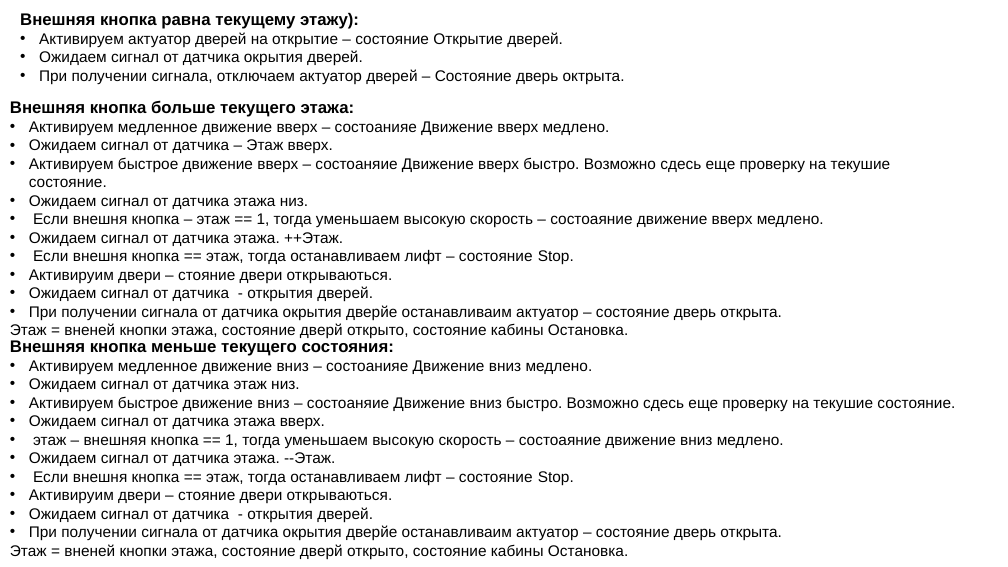
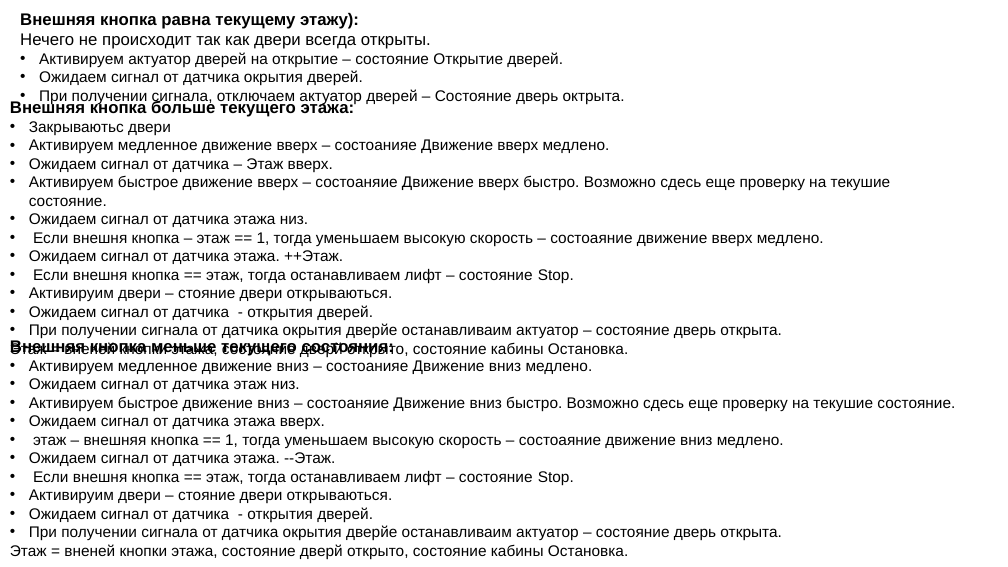
Before and after one commit to OleksandrIvanov88/EmbeddedProCamp, a slide deck: slide 9 of ElevatorControl/Presentation.pptx. Drawn at 1008x567 pixels with LibreOffice and Linux fonts; fonts in the diff are those of the drawing. Boxes give left, top, right and bottom in pixels: in the first picture for what was removed or moved away, otherwise in the second. Text is boxed around its words. In the diff, an @@ line names an element or a change of style, - is before the commit and + after.

```diff
--- a/ElevatorControl/Presentation.pptx
+++ b/ElevatorControl/Presentation.pptx
@@ text at [20, 33, 431, 49]: paragraph added @@
+Нечего не происходит так как двери всегда открыты.
@@ text at [29, 121, 171, 135]: paragraph added @@
+• Закрываютьс двери
```
Also in this commit, not shown: 1 other slide changed, 1 slide added, 6 other files.
